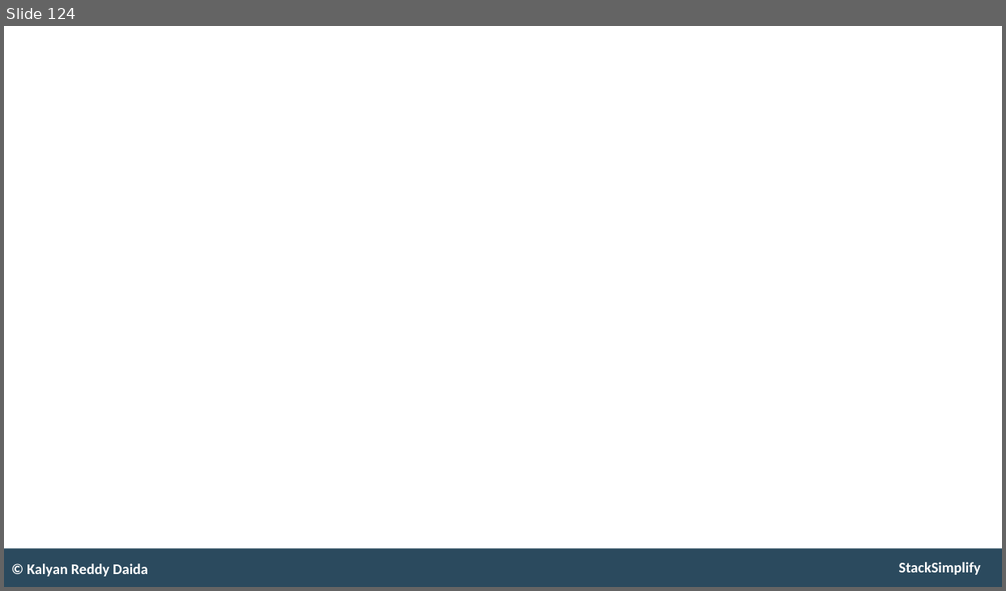
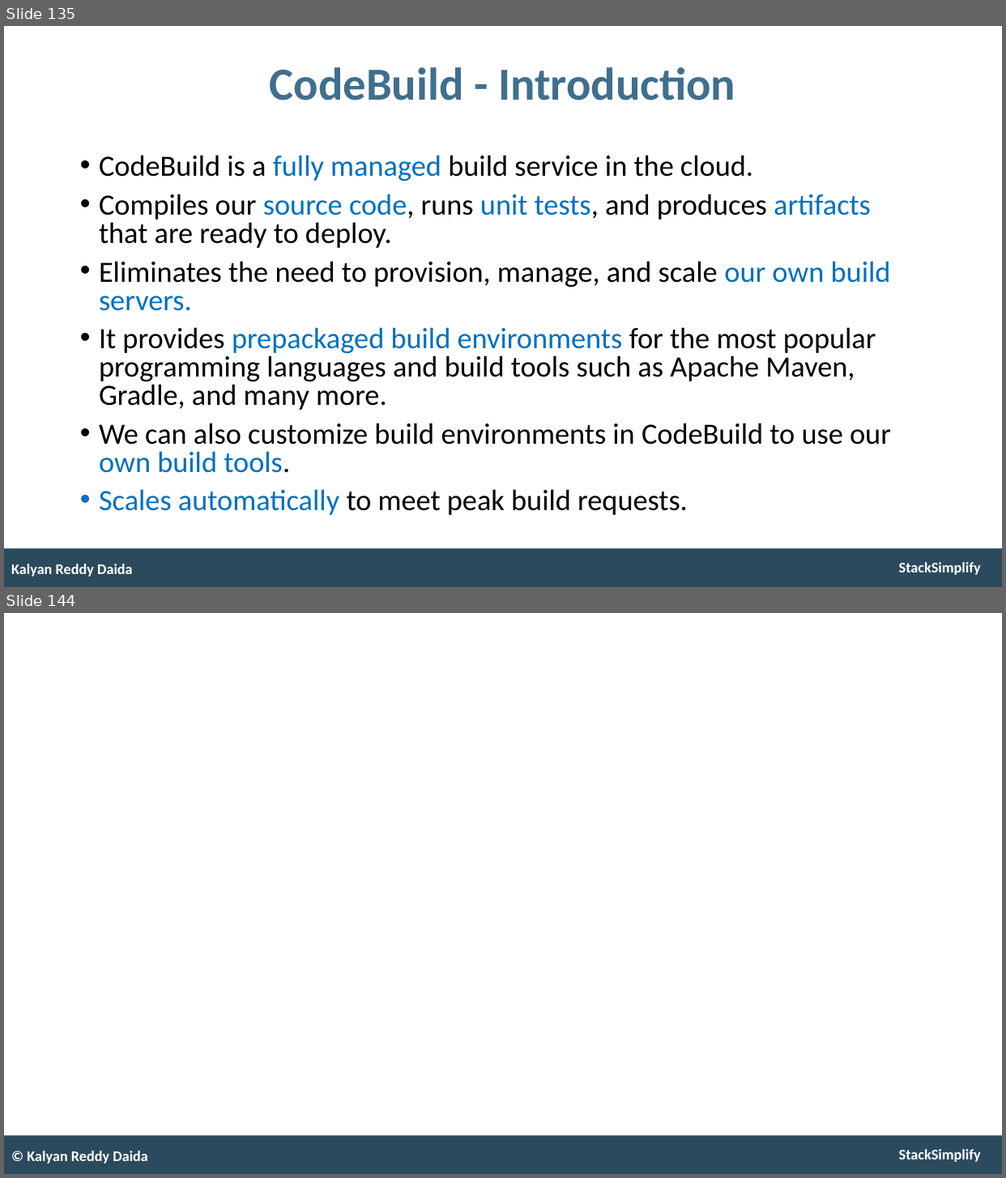
Before and after one commit to talvionyx/aws-eks-kubernetes-masterclass, a slide deck: presentation/AWS-Fargate-and-EKS-Masterclass.pptx. Shown one above the other, each under a label of ours: slide 124 before the commit, slides 135 and 144 after it; the slides between them are not shown. The pictures are 1006x591 and 1006x1178 pixels, drawn with LibreOffice and Linux fonts; fonts in the diff are those of the drawing. Boxes give left, top, right and bottom in pixels: in the first picture for what was removed or moved away, otherwise in the second. Text is boxed around its words. In the diff, an @@ line names an element or a change of style, - is before the commit and + after.

```diff
--- a/presentation/AWS-Fargate-and-EKS-Masterclass.pptx
+++ b/presentation/AWS-Fargate-and-EKS-Masterclass.pptx
@@ slide 135 added at box(4, 26, 1002, 587), background #FFFFFF; not listed: 2 template elements that a slide beside it also shows @@
@@ title added at box(270, 67, 735, 101), 53 pt, text #406F8D, bold @@
+CodeBuild - Introduction
@@ text added at box(99, 155, 891, 515), 34 pt, text #000000 @@
+• CodeBuild is a fully managed build service in the cloud.
+• Compiles our source code, runs unit tests, and produces artifacts that are ready to deploy.
+• Eliminates the need to provision, manage, and scale our own build servers.
+• It provides prepackaged build environments for the most popular programming languages and build tools such as Apache Maven, Gradle, and many more.
+• We can also customize build environments in CodeBuild to use our own build tools.
+• Scales automatically to meet peak build requests.
@@ text added at box(11, 564, 133, 577), 17 pt, text #FFFFFF, bold @@
+Kalyan Reddy Daida
@@ what was slide 124 is now slide 144 @@
```
Also in this commit, not shown: 1 slide changed, 19 other slides added, 1 other file.
